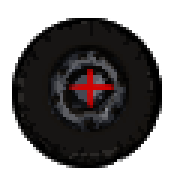
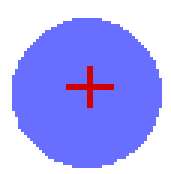
Layer changes from the first (171, 174) image to the second:
painted on "Layer 0 copy" over bbox(12, 18, 162, 168)
